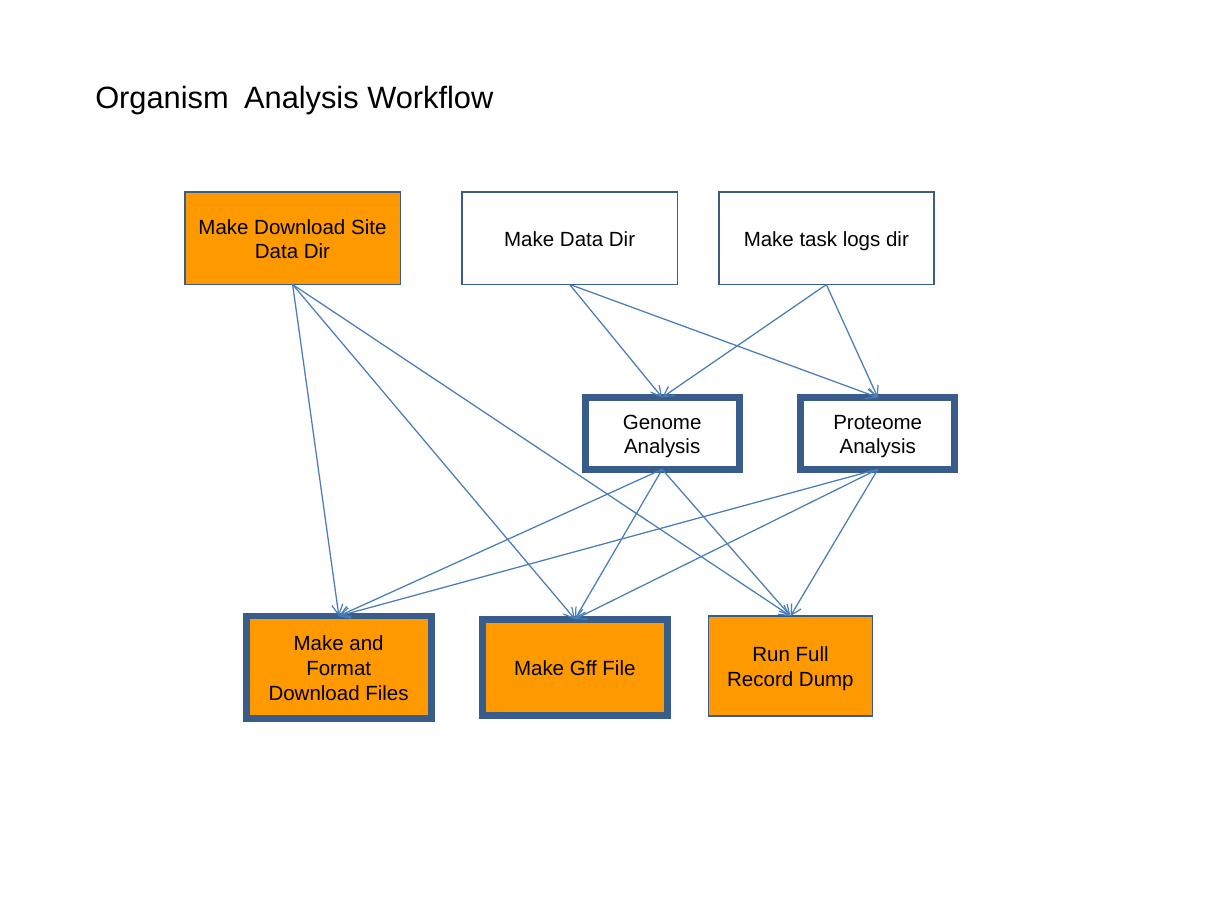
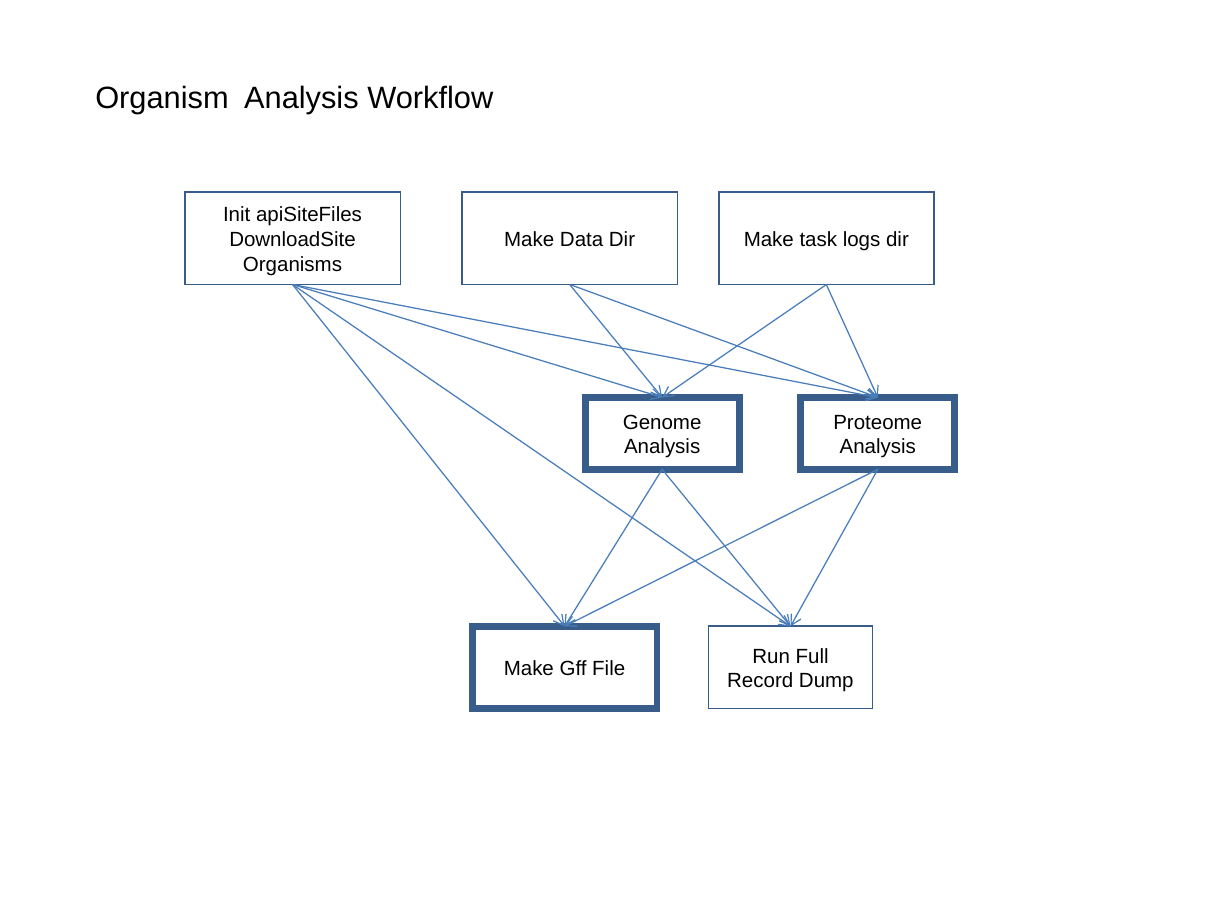
Before and after one commit to VEuPathDB/ApiCommonData, a slide deck: slide 3 of Load/doc/workflow/AnalysisWorkflow_wei.ppt. Drawn at 1232x924 pixels with LibreOffice and Linux fonts; fonts in the diff are those of the drawing. Boxes give left, top, right and bottom in pixels: in the first picture for what was removed or moved away, otherwise in the second. Text is boxed around its words. In the diff, an @@ line names an element or a change of style, - is before the commit and + after.

Commit message:
new version

```diff
--- a/Load/doc/workflow/AnalysisWorkflow_wei.ppt
+++ b/Load/doc/workflow/AnalysisWorkflow_wei.ppt
@@ fill #FF9900 to #FFFFFF in 3 elements at <box>708,626,872,708</box>, <box>472,626,657,708</box>, <box>185,192,400,285</box> @@
@@ text in rectangle at <box>223,206,362,276</box>: text changed @@
-Make Download Site Data Dir
+Init apiSiteFiles DownloadSite Organisms
@@ arrow moved from (292, 285) - (791, 616) to (292, 285) - (791, 626) @@
@@ arrow moved from (293, 285) - (575, 620) to (292, 285) - (564, 626) @@
@@ arrow moved from (878, 469) - (339, 616) to (292, 285) - (877, 398) @@
@@ arrow moved from (663, 469) - (339, 616) to (293, 285) - (663, 398) @@
@@ arrow removed from (293, 285) to (339, 616) @@
@@ arrow moved from (878, 469) - (575, 620) to (878, 469) - (564, 626) @@
@@ arrow moved from (663, 469) - (575, 620) to (663, 469) - (564, 626) @@
@@ arrow moved from (662, 469) - (791, 616) to (662, 469) - (791, 626) @@
@@ arrow moved from (878, 469) - (791, 616) to (878, 469) - (791, 626) @@
@@ rectangle removed at <box>246,616,431,718</box> @@
-Make and Format Download Files
@@ rectangle "Make Gff File": place and size @@
-rectangle "Make Gff File" at <box>483,620,668,716</box>
+rectangle "Make Gff File" at <box>472,626,657,708</box>
@@ rectangle "Run Full Record Dump": place and size @@
-rectangle "Run Full Record Dump" at <box>708,616,872,716</box>
+rectangle "Run Full Record Dump" at <box>708,626,872,708</box>
```
Also in this commit, not shown: 7 other slides changed, 4 slides added, 2 slides removed.
